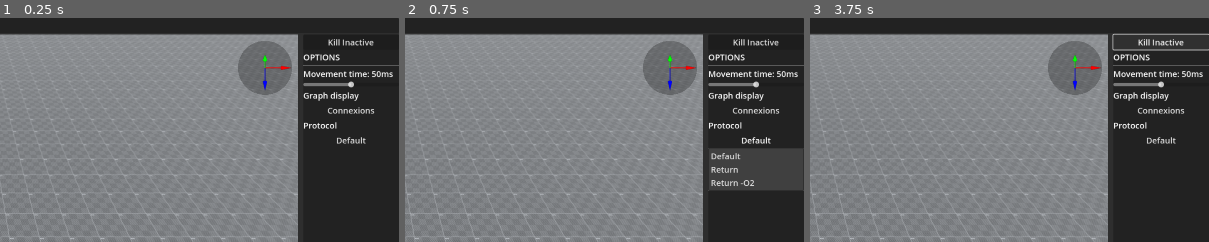
Above: before the commit, frames 1-3 (left to right).
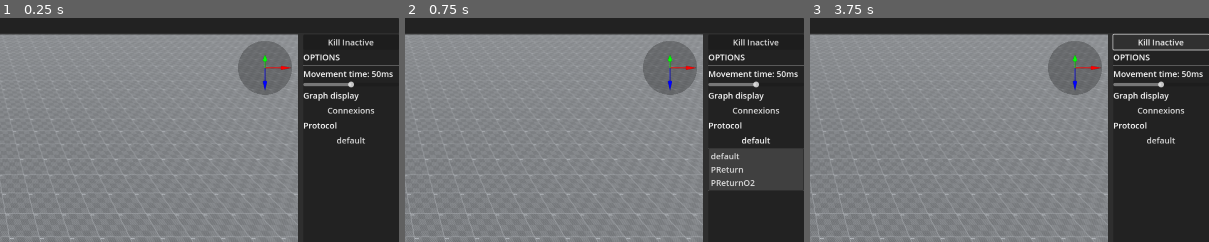
Above: after the commit, the same moments.

Repository: smallcluster/GDST
Game: Godot game, scene res://Sim/3DPlayground.tscn
The game is run twice, just before and just after one commit, with the same random seed, the same clock (stepped at 60 frames per second) and the same inputs.
Inputs (mouse positions are % of the whole screen's width and height, from its top left):
- Up to frame 1 (0.25 s): no input
- Up to frame 2 (0.75 s): click "Default" (after the commit: "default") at 0.5 s
- Up to frame 3 (3.75 s): click (40, 96) at 1.25 s; click (40, 96) at 2 s; click (44, 96) at 2.75 s; click "Kill Inactive" at 3.5 s
The pictures show only the part of the screen within x 50-100%, y 0-50%; the shares and areas given below are measured in that part.

The runs differ from the first frame. In frame 1, 0.1% of the frame differs, in the area x 84-92%, y 53-57%; in frame 2, 0.5%, in the area x 76-92%, y 53-75%; in frame 3, 0.1%.

Commit message:
QOL : list protocol from factory
- fix condition for drone recovery (higher than deploy the deploy point)
- simplified condition for drone descent
- fix condition for drone removal in PReturnO2 (lag compensation after moving up)

Diff:
--- a/Impl/PReturn.gd
+++ b/Impl/PReturn.gd
@@ -95,6 +95,8 @@
 	var collision_filter = func(x): return x["id"] < id and _flat_dist_sq(x["position"], pos) < D*D
 	var collision_warn_filter = func(x): return _flat_dist_sq(x["position"], pos) < 4*D*D
 
+	# Base retrival is a bit higher
+	var con_to_base = _flat_dist_sq(pos, base_pos) < Dmax*Dmax and  (pos.y - base_pos.y) < 3 * depth
 
 	var returning = not self_layer.all(func(x): return not x["returning"]) or not (layer1+layer2).is_empty()
 	new_state["returning"] = returning
@@ -108,21 +110,19 @@
 
 	if self_layer_collision or not layer1.is_empty():
 		new_state["position"] = pos + Vector3.UP * D
-		new_state["returning"] = true
 		return new_state
 
 	# GO DOWN ?
-	if (layer2.is_empty() and not layer1_warn_collision and self_layer.is_empty()) or ((layer1+layer2).is_empty() and returning):
+	if (layer1+layer2).is_empty() and (returning or self_layer.is_empty()):
 		new_state["position"] = pos - Vector3.UP * D
 		return new_state
 
 	# RETURN TO BASE ?
 	if returning:
 		# Already near base !
-		if _flat_dist_sq(pos, base_pos) < Dmax*Dmax and  (pos.y - base_pos.y) < depth:
-
-			# Base capture drone if < Dmax-2D (max lag caused by drone height displacement of 2D)
-			if(_flat_dist_sq(pos, base_pos) < (Dmax-2*D)*(Dmax-2*D)):
+		if con_to_base:
+			# Base capture drone
+			if(_flat_dist_sq(pos, base_pos) < 4*D*D):
 				new_state["KILL"] = true
 				return new_state
 
@@ -152,31 +152,23 @@
 
 	# MAINTAINING CONNEXION...
 
+
 	#-----------------------------------------------------------------------------------------------
 	# DISTRIBUTED ALGORITHM TO ISOLATE A STRICTLY ORDERED CHAIN FROM BASE TO SEARCH TEAM'S DRONE
 	# (Needed for the "return to base" mode)
 	#-----------------------------------------------------------------------------------------------
 
-	#Going to search team
-	obs = self_layer
-	var connected_to_me = obs.filter(func(x): return x["id"] > id)
+	var connected_to_me = self_layer.filter(func(x): return x["id"] > id)
 	# I am a leaf drone or all paths behind me are "border" path
-	var con_to_base = _flat_dist_sq(base_pos, pos) < Dmax*Dmax
 	var isolated = connected_to_me.all(func(x): return x["border"])
-
-	if (connected_to_me.is_empty() or isolated) and not con_to_base:
-		new_state["border"] = true
+	new_state["border"] = (connected_to_me.is_empty() or isolated) and not con_to_base
 
 	#-----------------------------------------------------------------------------------------------
 	# BALABONSKI & AL.'S CONNEXION PROTOCOL
 	#-----------------------------------------------------------------------------------------------
 
 	# Only look at neighbours with a lower id
-	obs = obs.filter(func(x): return x["id"] < id)
-
-	# Can't move
-	if obs.is_empty():
-		return new_state
+	obs = self_layer.filter(func(x): return x["id"] < id)
 
 	# Prefer neighbours who aren't dangerous
 	var no_lights := obs.filter(func(x): return not x["light"])
--- a/Impl/PReturnO2.gd
+++ b/Impl/PReturnO2.gd
@@ -52,6 +52,8 @@
 
 func compute(state : Dictionary, obs : Array, base_pos : Vector3) -> Dictionary:
 
+	assert(state["position"].y >= base_pos.y-0.01, "lost connexion")
+
 	#***********************************************************************************************
 	#*                                       CONSTANTS                                             *
 	#***********************************************************************************************
@@ -88,6 +90,8 @@
 	var collision_filter = func(x): return x["id"] < id and _flat_dist_sq(x["position"], pos) < D*D
 	var collision_warn_filter = func(x): return _flat_dist_sq(x["position"], pos) < 4*D*D
 
+	# Base retrival is a bit higher
+	var con_to_base = _flat_dist_sq(pos, base_pos) < Dmax*Dmax and  (pos.y - base_pos.y) < 3 * depth
 
 	var returning = not self_layer.all(func(x): return not x["returning"]) or not (layer1+layer2).is_empty()
 	new_state["returning"] = returning
@@ -101,20 +105,19 @@
 
 	if self_layer_collision or not layer1.is_empty():
 		new_state["position"] = pos + Vector3.UP * D
-		new_state["returning"] = true
 		return new_state
 
 	# GO DOWN ?
-	if (layer2.is_empty() and not layer1_warn_collision and self_layer.is_empty()) or ((layer1+layer2).is_empty() and returning):
+	if (layer1+layer2).is_empty() and (returning or self_layer.is_empty()):
 		new_state["position"] = pos - Vector3.UP * D
 		return new_state
 
 	# RETURN TO BASE ?
 	if returning:
 		# Already near base !
-		if _flat_dist_sq(pos, base_pos) < Dmax*Dmax and  (pos.y - base_pos.y) < depth:
-			# Base capture drone if < Dmax-2D (max lag caused by drone height displacement of 2D)
-			if(_flat_dist_sq(pos, base_pos) < (Dmax-2*D)*(Dmax-2*D)):
+		if con_to_base:
+			# Base capture drone
+			if(_flat_dist_sq(pos, base_pos) < 4*D*D):
 				new_state["KILL"] = true
 				return new_state
 
@@ -136,24 +139,28 @@
 	# MAINTAINING CONNEXION...
 
 	#-----------------------------------------------------------------------------------------------
-	# Return unecessary drone to base
-	#-----------------------------------------------------------------------------------------------
-
-	obs = self_layer
-	var leaf_drone = obs.filter(func(x): return x["id"] > id).is_empty()
-	# I am a leaf drone or all paths behind me are "border" path
-	var con_to_base = _flat_dist_sq(base_pos, pos) < Dmax*Dmax
-
+	# Try to return unecessary drone to base
+	#-----------------------------------------------------------------------------------------------
+
+	var leaf_drone = self_layer.filter(func(x): return x["id"] > id).is_empty()
+
+	# Only look at neighbours with a lower id
+	obs = self_layer.filter(func(x): return x["id"] < id)
+
+	# I am a leaf drone so i'm not usefull for maintaining connexion
 	if leaf_drone and not con_to_base:
 		var closest = obs.reduce(func(acc, x): return acc if _flat_dist_sq(acc["position"], pos) < \
 												_flat_dist_sq(x["position"], pos) else x, obs[0])
 		var target_pos = closest["position"]
-		# check if going up wont lose the connexion after moving up (< Dp-D)
-		if _flat_dist_sq(target_pos, pos) < (Dp-D)*(Dp-D):
+		# check if we won't lose the connexion after moving up :
+		# 2D for base retrival
+		# 2D for max lag after moving up
+		if _flat_dist_sq(target_pos, pos) < (Dmax-4*D)*(Dmax-4*D):
 			new_state["position"] = pos + Vector3.UP * D
-			new_state["returning"] = true
-		# get closer to the nearest
 		else:
+			# Move to closest lower id
+			# Rem : there is no collision warning now as Dmax-4D = 3D, so it's safe to move 1D
+			# towards it
 			new_state["position"] = pos + (target_pos-pos).normalized() * D
 
 		return new_state
@@ -161,13 +168,6 @@
 	#-----------------------------------------------------------------------------------------------
 	# BALABONSKI & AL.'S CONNEXION PROTOCOL
 	#-----------------------------------------------------------------------------------------------
-
-	# Only look at neighbours with a lower id
-	obs = obs.filter(func(x): return x["id"] < id)
-
-	# Can't move
-	if obs.is_empty():
-		return new_state
 
 	# Prefer neighbours who aren't dangerous
 	var no_lights := obs.filter(func(x): return not x["light"])
--- a/Impl/ProtocolFactory.gd
+++ b/Impl/ProtocolFactory.gd
@@ -1,5 +1,8 @@
 extends Node
 class_name ProtocolFactory
+
+static func get_names() -> Array[String]:
+	return ["default", "PReturn", "PReturnO2"]
 
 static func build(id : int):
 	if id == 0:
--- a/Sim/Drone3D.tscn
+++ b/Sim/Drone3D.tscn
@@ -36,7 +36,6 @@
 surface_material_override/0 = SubResource("ShaderMaterial_58auw")
 
 [node name="Collision" type="CollisionShape3D" parent="."]
-visible = false
 shape = SubResource("SphereShape3D_86j3p")
 
 [node name="Detection" type="Area3D" parent="."]
--- a/Sim/Scripts/3DPlayground.gd
+++ b/Sim/Scripts/3DPlayground.gd
@@ -13,11 +13,11 @@
 
 
 	var popup = protocol_choice.get_popup()
-	protocol_choice.text = "Default"
-	popup.add_item("Default")
-	popup.add_item("Return")
-	popup.add_item("Return -O2")
-	#popup.add_item("Return -O3")
+	var names := ProtocolFactory.get_names()
+
+	protocol_choice.text = names[0]
+	for name in names:
+		popup.add_item(name)
 
 	popup.connect("id_pressed", func(id):
 		var index = popup.get_item_index(id)
